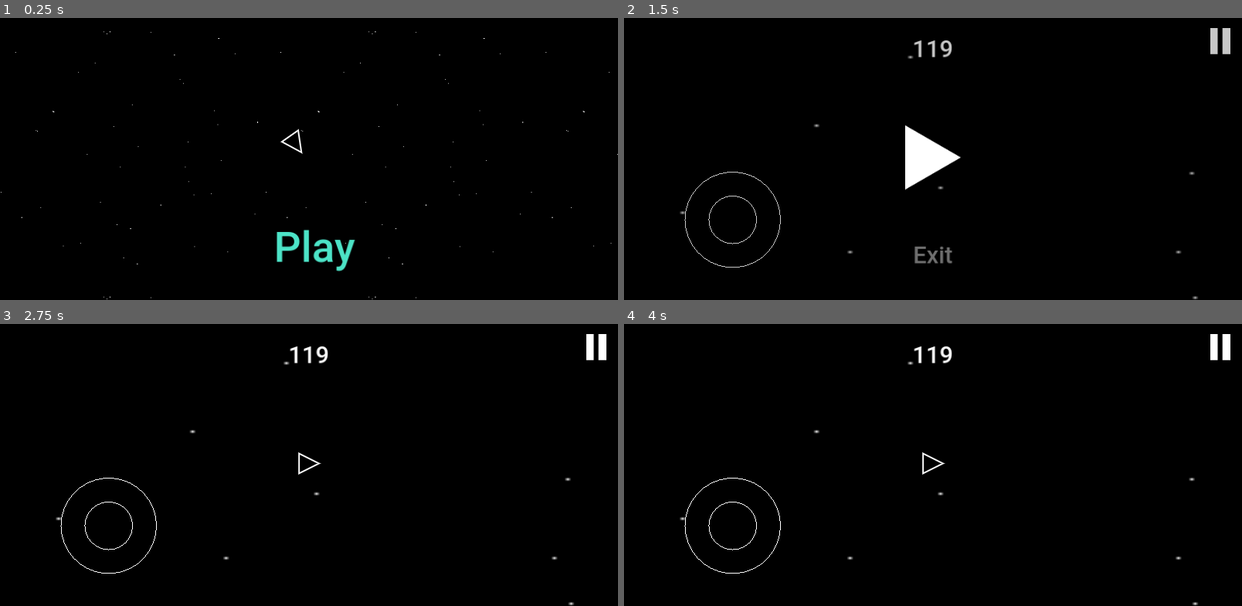
Above: before the commit, frames 1-4 (two rows, left to right).
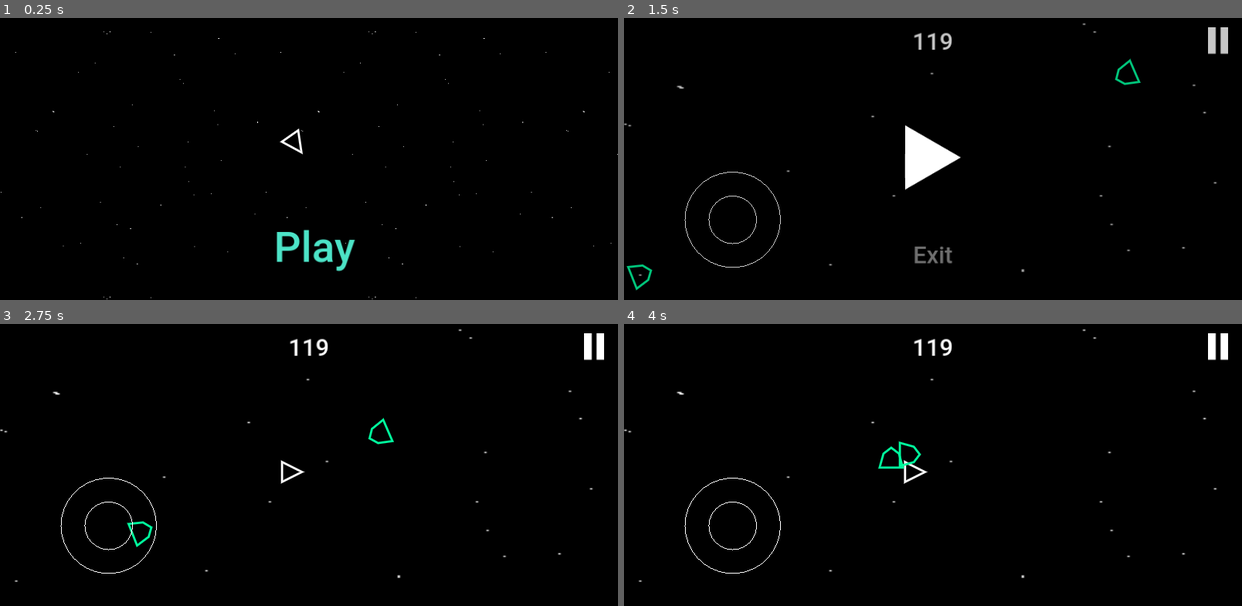
Above: after the commit, the same moments.

Repository: Ryu204/name-later
Game: Godot game, scene res://Layouts/index.tscn
Same seed, same stepped clock (60 frames per second), same inputs: the game is played once before the commit and once after it.
Inputs (mouse positions are in pixels of both pictures, inside the frame that each line leads up to):
- Up to frame 1 (0.25 s): no input
- Up to frame 2 (1.5 s): click "Play" at 0.5 s; click (1217, 40) at 1.25 s
- Up to frame 3 (2.75 s): click (309, 462) at 2 s
- Up to frame 4 (4 s): move the mouse to (1068, 448) at 2.77 s; click (1068, 448) at 2.92 s; move the mouse to (809, 479) at 3.52 s; click (809, 479) at 3.67 s

The runs differ from the first frame. In frame 1, less than 0.1% of the frame differs, in the area x 45-49%, y 39-49%; in frame 2, 0.8%; in frame 3, 1.0%, in the area x 0-99%, y 1-100%; in frame 4, 1.0%.

Commit message:
Add first enemy and its manager

Diff:
--- /dev/null
+++ b/Components/Enemies/car.gd
@@ -0,0 +1,26 @@
+class_name Car
+
+extends Node
+
+@export_group('Appearance')
+@export var height = 30.0
+@export var width = 50.0
+@export_group('Stats')
+
+@onready var _shape = $Shape
+
+func _ready() -> void:
+	_shape.set_vertices(PackedVector2Array([
+		Vector2(-width / 2, height / 2),
+		Vector2(-width / 3, -height / 5),
+		Vector2(0, -height / 2),
+		Vector2(width / 3, -height / 5),
+		Vector2(width / 2, height / 2)
+	]))
+
+var position: Vector2:
+	set(value):
+		_shape.position = value
+
+func update(_delta: float, player_pos: Vector2) -> void:
+	_shape.control_direction = player_pos - _shape.position
--- /dev/null
+++ b/Components/Enemies/car.tscn
@@ -0,0 +1,14 @@
+[gd_scene load_steps=3 format=3 uid="uid://b1ksvw8nx017i"]
+
+[ext_resource type="Script" path="res://Components/Enemies/car.gd" id="1_aruwy"]
+[ext_resource type="PackedScene" uid="uid://cfj21agyf0b47" path="res://Components/shape.tscn" id="2_hiawl"]
+
+[node name="Car" type="Node"]
+script = ExtResource("1_aruwy")
+width = 35.0
+
+[node name="Shape" parent="." instance=ExtResource("2_hiawl")]
+color = Color(0, 1, 0.623529, 1)
+turn_strength = 15.0
+force = 200.0
+damping = 0.4
--- a/Components/Player/player.gd
+++ b/Components/Player/player.gd
@@ -27,3 +27,6 @@
 func set_control_callback(callback: Callable) -> void:
 	_control_callback = callback
 	_control_callback_set = true
+
+func report_position() -> Vector2:
+	return _shape.position
--- a/Components/Player/player.tscn
+++ b/Components/Player/player.tscn
@@ -7,7 +7,6 @@
 script = ExtResource("1_70rwg")
 
 [node name="Shape" parent="." instance=ExtResource("2_ut277")]
-width = 1.0
 turn_strength = 5.0
-force = 300.0
+force = 500.0
 damping = 0.2
--- /dev/null
+++ b/Components/enemy_manager.tscn
@@ -0,0 +1,6 @@
+[gd_scene load_steps=2 format=3 uid="uid://dcgisaekr00fh"]
+
+[ext_resource type="Script" path="res://Components/enemy_spawner.gd" id="1_iwthe"]
+
+[node name="EnemyManager" type="Node"]
+script = ExtResource("1_iwthe")
--- /dev/null
+++ b/Components/enemy_spawner.gd
@@ -0,0 +1,20 @@
+extends Node
+
+var player: Player
+
+func _ready() -> void:
+	var car = preload(Constants.SCENE_CAR).instantiate()
+	var car2 = preload(Constants.SCENE_CAR).instantiate()
+	add_child(car)
+	car.position = Vector2(350, -150)
+	add_child(car2)
+	car2.position = Vector2(-500, 200)
+
+func _process(delta: float) -> void:
+	_process_child(delta)
+
+func _process_child(delta: float) -> void:
+	var player_pos = player.report_position()
+	for child in get_children():
+		assert(child is Car, 'Must be subtype of enemy')
+		child.update(delta, player_pos)
--- a/Components/shape.gd
+++ b/Components/shape.gd
@@ -24,7 +24,6 @@
 			control_direction = value.normalized()
 
 var _vertices_pos: PackedVector2Array
-var _rotation = 0.0
 var _direction = Vector2.ZERO
 var _speed = 0.0
 var _is_controlled = false
@@ -36,7 +35,6 @@
 	_vertices_pos.append(_vertices_pos[0])
 
 func _draw() -> void:
-	draw_set_transform(Vector2.ZERO, _rotation)
 	draw_polyline(_vertices_pos, color, width, true)
 
 func _physics_process(delta: float) -> void:
@@ -50,4 +48,4 @@
 func _process(_delta: float) -> void:
 	assert(_vertices_pos.size() > 2, 'Forget to set vertices for shape')
 	queue_redraw()
-	_rotation = velocity.angle() + PI / 2
+	rotation = velocity.angle() + PI / 2
--- a/Layouts/game.gd
+++ b/Layouts/game.gd
@@ -1,17 +1,13 @@
 extends Layout
 
-@onready var pause_button = $CanvasLayer/Pause
-@onready var joystick = $CanvasLayer/Joystick
+@onready var _pause_button = $CanvasLayer/Pause
+@onready var _joystick = $CanvasLayer/Joystick
+@onready var _player = $Player
+@onready var _enemy_spawner = $EnemySpawner
 
 func _ready() -> void:
-	pause_button.pressed.connect(func():
+	_pause_button.pressed.connect(func():
 		push_requested.emit(preload(PAUSE).instantiate())
 	)
-	var player = _build_player()
-	add_child(player)
-	assert(player.get_child_count(false) > 0)
-
-func _build_player() -> Player:
-	var player = preload(Constants.SCENE_PLAYER).instantiate()
-	player.set_control_callback(Callable(joystick, 'get_value'))
-	return player
+	_player.set_control_callback(_joystick.get_value)
+	_enemy_spawner.player = _player
--- a/Layouts/game.tscn
+++ b/Layouts/game.tscn
@@ -1,13 +1,15 @@
-[gd_scene load_steps=6 format=3 uid="uid://dk2vvgija1483"]
+[gd_scene load_steps=8 format=3 uid="uid://bkrjsx2q53cp2"]
 
-[ext_resource type="Script" path="res://Layouts/game.gd" id="1_rv118"]
-[ext_resource type="Texture2D" uid="uid://cg8y4h0b4rinm" path="res://Textures/button_pause.png" id="2_1db81"]
-[ext_resource type="Theme" uid="uid://bc40efy8a55jg" path="res://Themes/main.tres" id="3_l2tyn"]
-[ext_resource type="PackedScene" uid="uid://bit1yaadtv7i" path="res://Components/joystick.tscn" id="4_shr35"]
-[ext_resource type="Texture2D" uid="uid://csnksmmsbhq5c" path="res://Textures/background.png" id="5_4fiqx"]
+[ext_resource type="Texture2D" uid="uid://cg8y4h0b4rinm" path="res://Textures/button_pause.png" id="1_2cyyj"]
+[ext_resource type="Script" path="res://Layouts/game.gd" id="1_pwcpb"]
+[ext_resource type="Theme" uid="uid://bc40efy8a55jg" path="res://Themes/main.tres" id="2_yl7tb"]
+[ext_resource type="PackedScene" uid="uid://bit1yaadtv7i" path="res://Components/joystick.tscn" id="3_vmjwi"]
+[ext_resource type="Texture2D" uid="uid://csnksmmsbhq5c" path="res://Textures/background.png" id="4_a4tjm"]
+[ext_resource type="PackedScene" uid="uid://d15dv55or5iyv" path="res://Components/Player/player.tscn" id="6_klyhy"]
+[ext_resource type="PackedScene" uid="uid://dcgisaekr00fh" path="res://Components/enemy_manager.tscn" id="7_qbvme"]
 
 [node name="Game" type="Node"]
-script = ExtResource("1_rv118")
+script = ExtResource("1_pwcpb")
 
 [node name="CanvasLayer" type="CanvasLayer" parent="."]
 
@@ -15,26 +17,26 @@
 anchors_preset = 1
 anchor_left = 1.0
 anchor_right = 1.0
-offset_left = -48.0
-offset_top = 20.0
-offset_right = -18.0
-offset_bottom = 60.0
+offset_left = -51.0
+offset_top = 19.0
+offset_right = -21.0
+offset_bottom = 59.0
 grow_horizontal = 0
-texture_normal = ExtResource("2_1db81")
+texture_normal = ExtResource("1_2cyyj")
 
 [node name="Score" type="Label" parent="CanvasLayer"]
 anchors_preset = 5
 anchor_left = 0.5
 anchor_right = 0.5
 offset_left = -30.0
-offset_top = 30.0
+offset_top = 19.0
 offset_right = 30.0
-offset_bottom = 73.0
+offset_bottom = 62.0
 grow_horizontal = 2
-theme = ExtResource("3_l2tyn")
+theme = ExtResource("2_yl7tb")
 text = "119"
 
-[node name="Joystick" parent="CanvasLayer" instance=ExtResource("4_shr35")]
+[node name="Joystick" parent="CanvasLayer" instance=ExtResource("3_vmjwi")]
 anchors_preset = 2
 anchor_top = 1.0
 anchor_bottom = 1.0
@@ -45,6 +47,9 @@
 grow_vertical = 0
 
 [node name="Sprite2D" type="Sprite2D" parent="."]
-position = Vector2(-31.5, 50.5)
-scale = Vector2(5.0525, 3.1275)
-texture = ExtResource("5_4fiqx")
+scale = Vector2(3.1875, 1.96115)
+texture = ExtResource("4_a4tjm")
+
+[node name="Player" parent="." instance=ExtResource("6_klyhy")]
+
+[node name="EnemySpawner" parent="." instance=ExtResource("7_qbvme")]
--- a/Scripts/constants.gd
+++ b/Scripts/constants.gd
@@ -1,6 +1,9 @@
 class_name Constants
+
+const _COMPONENT_PREFIX = 'res://Components/%s'
 
 const GAME_OBJECT_LINE_WIDTH = 2.0
 const EPSILON = 1e-5
-const SCENE_SHAPE = 'res://Components/shape.tscn'
-const SCENE_PLAYER = 'res://Components/Player/player.tscn'
+const SCENE_SHAPE = _COMPONENT_PREFIX % 'shape.tscn'
+const SCENE_PLAYER = _COMPONENT_PREFIX % 'Player/player.tscn'
+const SCENE_CAR = _COMPONENT_PREFIX % 'Enemies/car.tscn'
--- a/project.godot
+++ b/project.godot
@@ -19,6 +19,7 @@
 
 window/size/viewport_width=932
 window/size/viewport_height=430
+window/size/always_on_top=true
 window/stretch/mode="canvas_items"
 window/stretch/aspect="expand"
 
